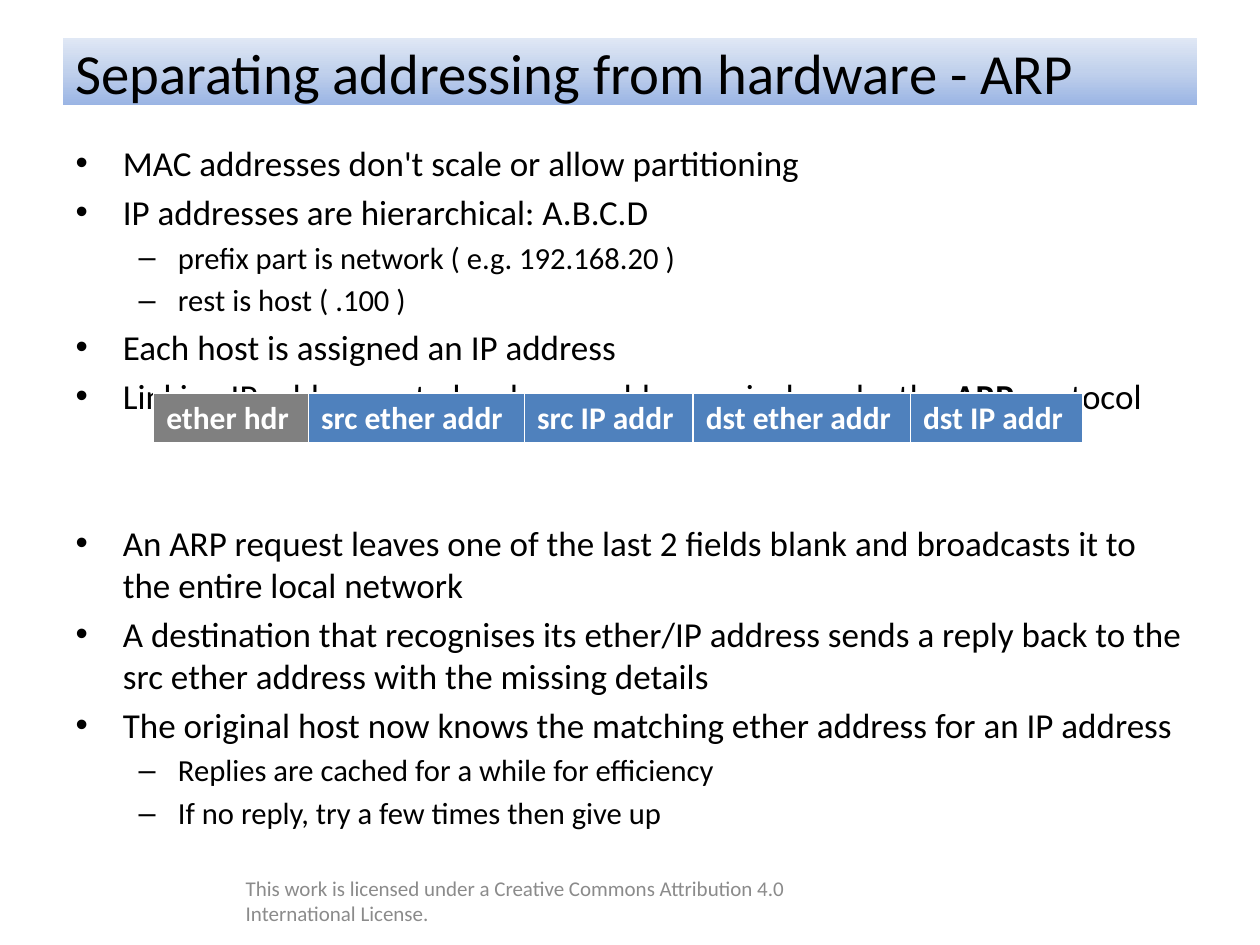
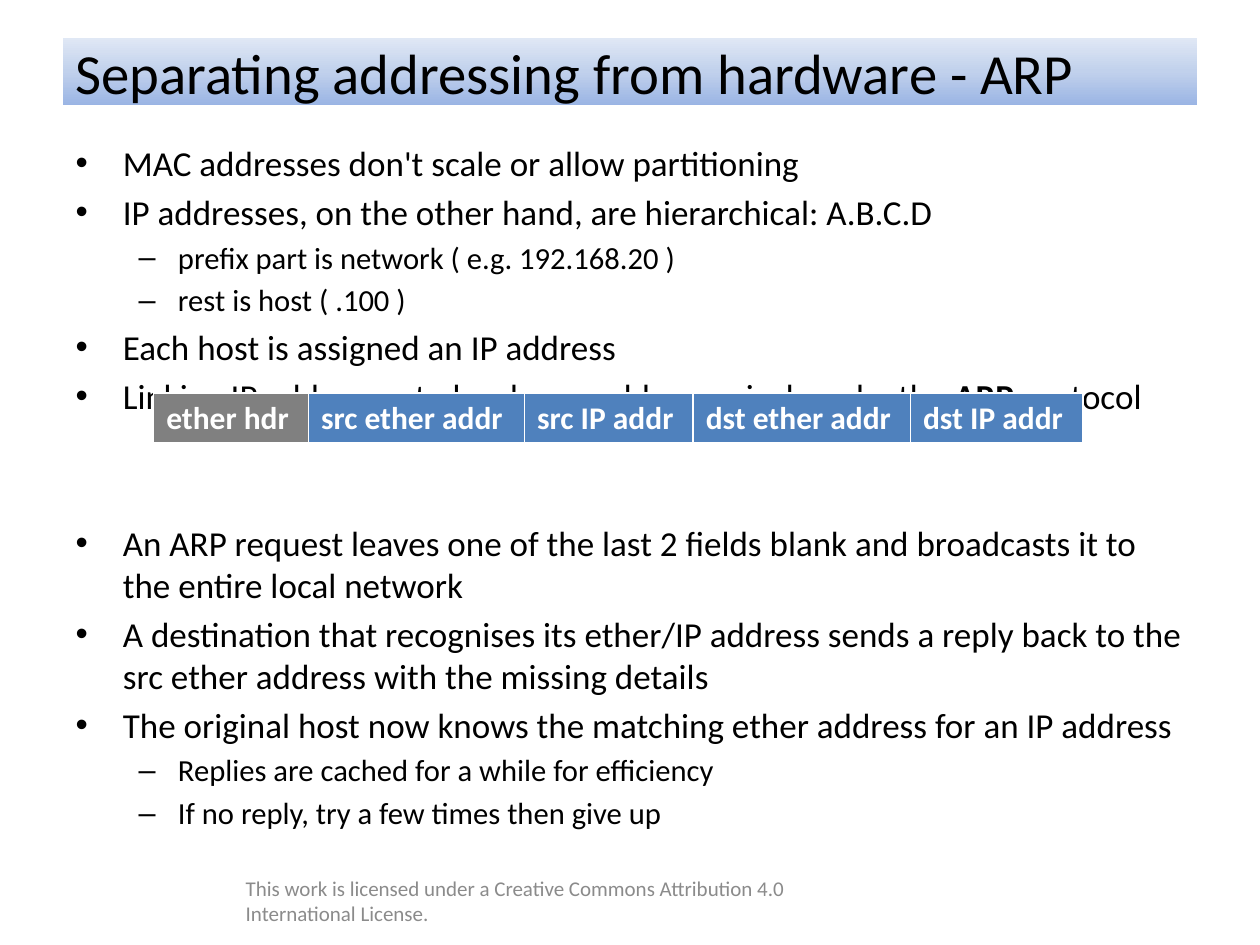
Before and after one commit to rolfeb/cisra-talks, a slide deck: slide 7 of 20140403-how_the_internet_works.pptx. Drawn at 1260x945 pixels with LibreOffice and Linux fonts; fonts in the diff are those of the drawing; background and template pictures are left out. Boxes give left, top, right and bottom in pixels: in the first picture for what was removed or moved away, otherwise in the second. Text is boxed around its words. In the diff, an @@ line names an element or a change of style, - is before the commit and + after.

```diff
--- a/20140403-how_the_internet_works.pptx
+++ b/20140403-how_the_internet_works.pptx
@@ text at (123,200,932,230): text changed @@
-• IP addresses are hierarchical: A.B.C.D
+• IP addresses, on the other hand, are hierarchical: A.B.C.D
```
Also in this commit, not shown: 6 other slides changed, 15 other files.
